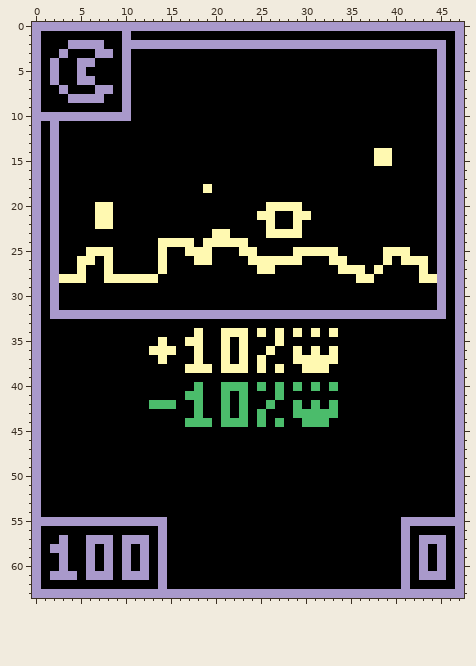
A pixel-art sprite gets an edit: img/spells/lunar/corona_flava/card_48x64.png. The picture above was drawn from the file before the commit.
The file is 48x64 pixels.
After the commit:
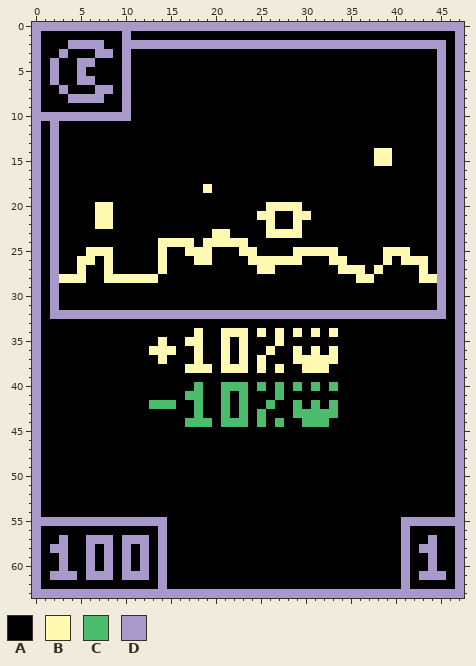
Palette (. is transparent): A #000000  B #fff9b1  C #4bbc6b  D #a999cb
The exact change:
y 57: x 43 D -> A; x 45 D -> A
y 58: x 44..45 AD -> DA
y 59..60: x 43..45 DAD -> ADA
Pixel boxes of the changes (left, top, right, bottom) in both pictures:
changed: (419, 535, 446, 571)
